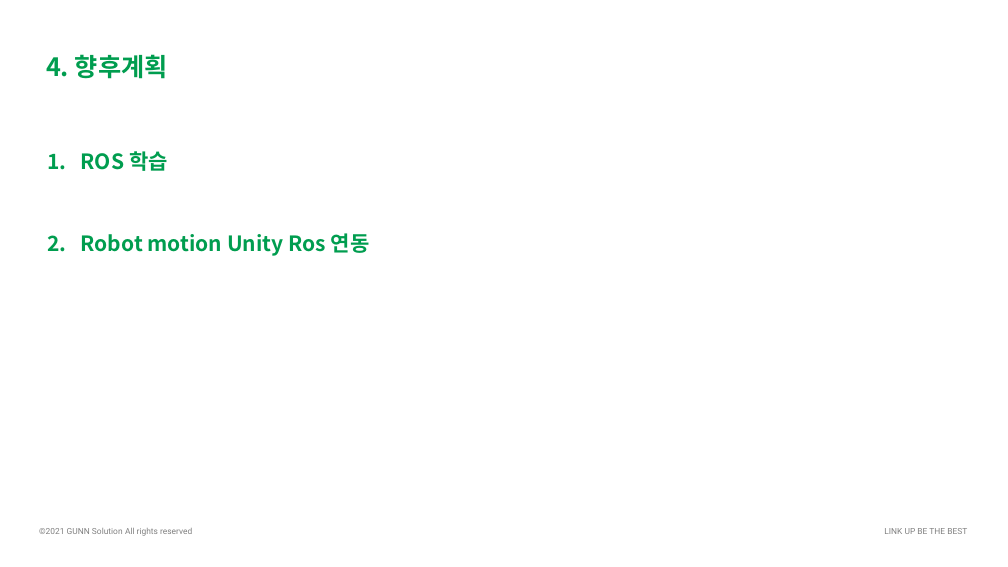
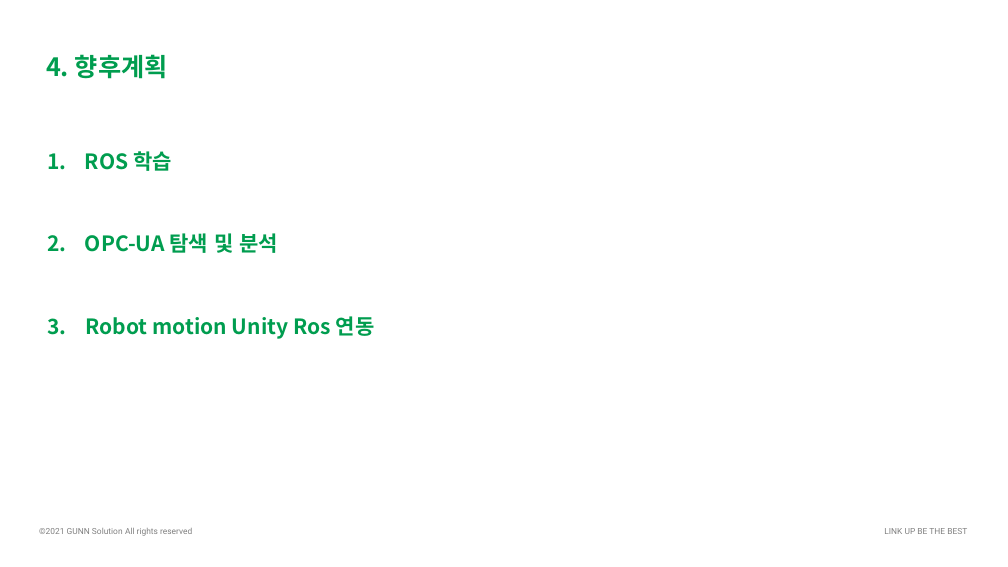
Before and after one commit to ssh6189/2022.09.08, a slide deck: slide 9 of 2022년 9월 8일 메타버스.pptx. Drawn at 1008x567 pixels with LibreOffice and Linux fonts; fonts in the diff are those of the drawing. Boxes give left, top, right and bottom in pixels: in the first picture for what was removed or moved away, otherwise in the second. Text is boxed around its words. In the diff, an @@ line names an element or a change of style, - is before the commit and + after.

Commit message:
2022년 9월 8일

```diff
--- a/2022년 9월 8일 메타버스.pptx
+++ b/2022년 9월 8일 메타버스.pptx
@@ text at [47, 151, 375, 339]: text changed @@
-1. ROS 학습
-2. Robot motion Unity Ros 연동
+1. ROS 학습
+2. OPC-UA 탐색 및 분석
+3. Robot motion Unity Ros 연동
```
